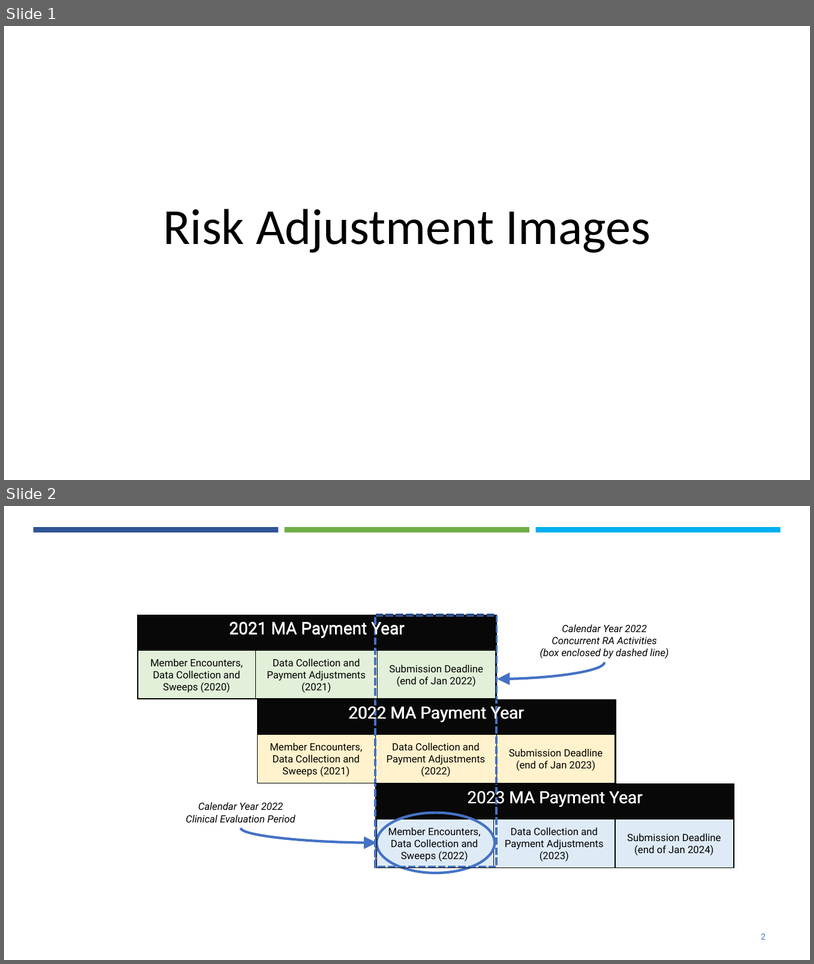
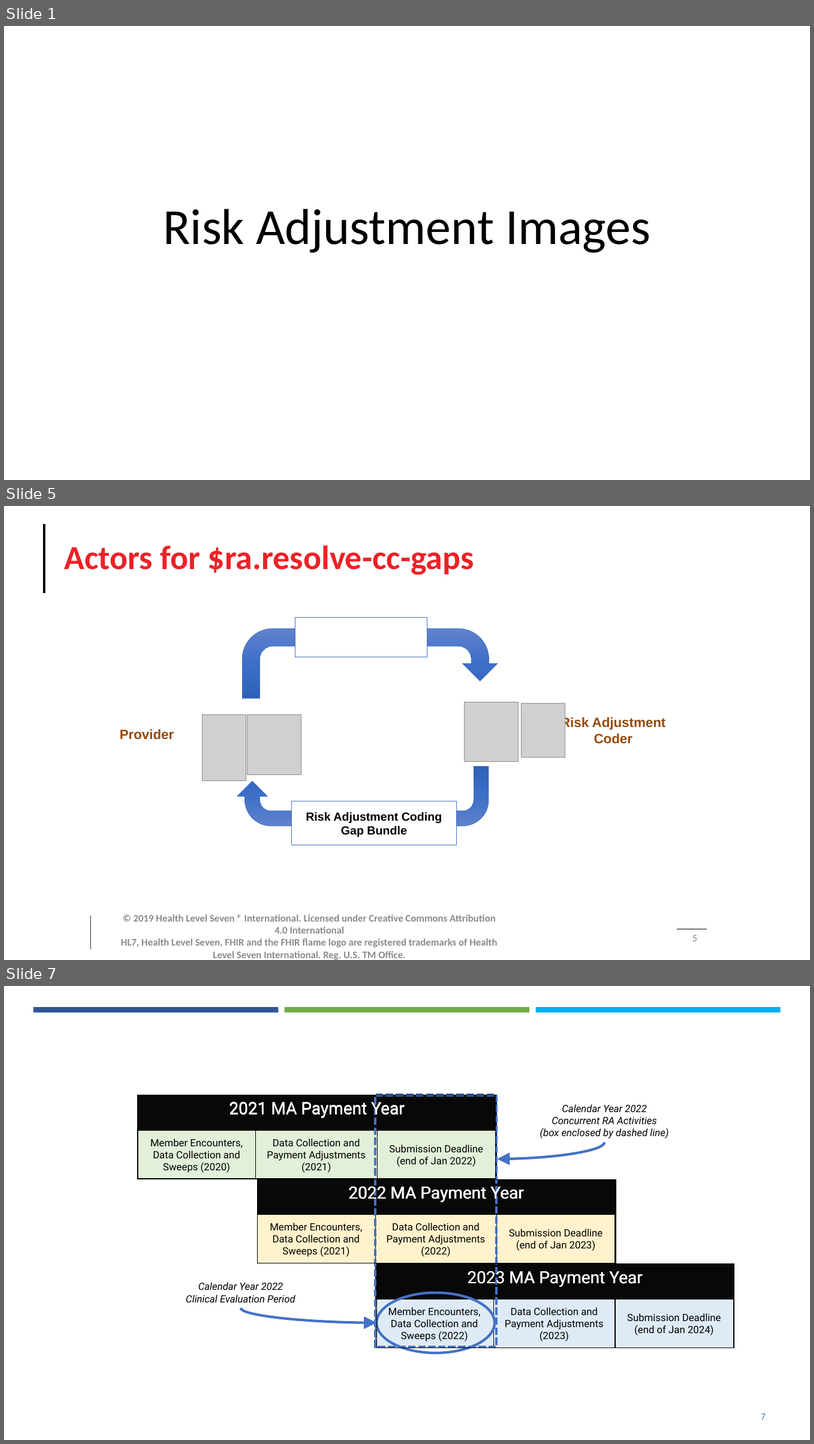
Before and after one commit to HL7/davinci-ra, a slide deck: input/images/Source/Risk Adjustment Images.pptx. Shown one above the other, each under a label of ours: slides 1 and 2 before the commit, slides 1, 5 and 7 after it; the slides between them are not shown. The pictures are 814x964 and 814x1444 pixels, drawn with LibreOffice and Linux fonts; fonts in the diff are those of the drawing; grey boxes stand for pictures; background and template pictures are left out. Boxes give left, top, right and bottom in pixels: in the first picture for what was removed or moved away, otherwise in the second. Text is boxed around its words. In the diff, an @@ line names an element or a change of style, - is before the commit and + after.

Commit message:
added new content to guidance resolution page updated coding gap type code system, source images.

```diff
--- a/input/images/Source/Risk Adjustment Images.pptx
+++ b/input/images/Source/Risk Adjustment Images.pptx
@@ slide 5 added at [4, 506, 810, 960], background #FFFFFF @@
@@ line added from (45, 524) to (45, 593), #000000 3.25 pt @@
@@ title added at [64, 545, 474, 575], 40 pt, text #EC2227, bold @@
+Actors for $ra.resolve-cc-gaps
@@ uturn arrow added at [242, 629, 498, 699], fill gradient #6183CB to #3E70CA to #3062BB, outline #4472C4 0.5 pt @@
@@ rectangle added at [296, 618, 428, 657], fill #FFFFFF, outline #4472C4 0.5 pt @@
@@ picture added at [464, 702, 518, 761] @@
@@ picture added at [522, 703, 566, 757] @@
@@ picture added at [203, 715, 246, 781] @@
@@ picture added at [247, 715, 301, 774] @@
@@ text added at [561, 716, 666, 744], 16 pt, text #984807, bold @@
+Risk Adjustment Coder
@@ text added at [120, 729, 174, 739], 16 pt, text #984807, bold @@
+Provider
@@ uturn arrow added at [237, 766, 489, 825], fill gradient #6183CB to #3E70CA to #3062BB, outline #4472C4 0.5 pt @@
@@ rectangle added at [292, 801, 457, 845], fill #FFFFFF, outline #4472C4 0.5 pt, 14 pt, text #000000, bold @@
+Risk Adjustment Coding Gap Bundle
@@ line added from (90, 915) to (90, 949), #3D3029 0.5 pt @@
@@ text added at [121, 914, 497, 960], 12 pt, text #8C8C8C, bold @@
+© 2019 Health Level Seven ® International. Licensed under Creative Commons Attribution 4.0 International
+HL7, Health Level Seven, FHIR and the FHIR flame logo are registered trademarks of Health Level Seven International. Reg. U.S. TM Office.
@@ line added from (677, 929) to (708, 929), #000000 1 pt @@
@@ page number added at [693, 934, 698, 941], 12 pt, text #8C8C8C @@
+5
@@ what was slide 2 is now slide 7 @@
@@ page number at [761, 1413, 766, 1419]: text changed @@
-2
+7
```
Also in this commit, not shown: 4 other slides added, 12 other files.
